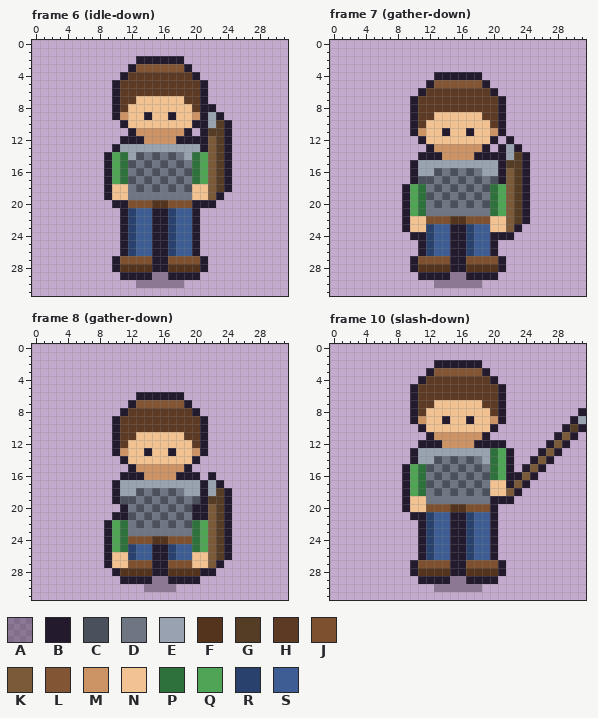
File history of a pixel-art file, assets/aseprite/actor_hero_spear_mail.aseprite. Above is the file before it was changed.
32x32 pixels, 52 frames. Shown: frame 6 (idle-down), frame 7 (gather-down), frame 8 (gather-down), frame 10 (slash-down). The commit also changed other frames, which this record leaves out.
Palette (. is transparent): A #241a2e5a  B #241a2e  C #4a515c  D #6e7684  E #99a2b0  F #55341d  G #553d25  H #5c3a24  J #7d512f  K #7a5a38  L #825535  M #cc9464  N #f2c292  P #2f713c  Q #4fa555  R #28416d  S #3d5d94
The same view after the edit:
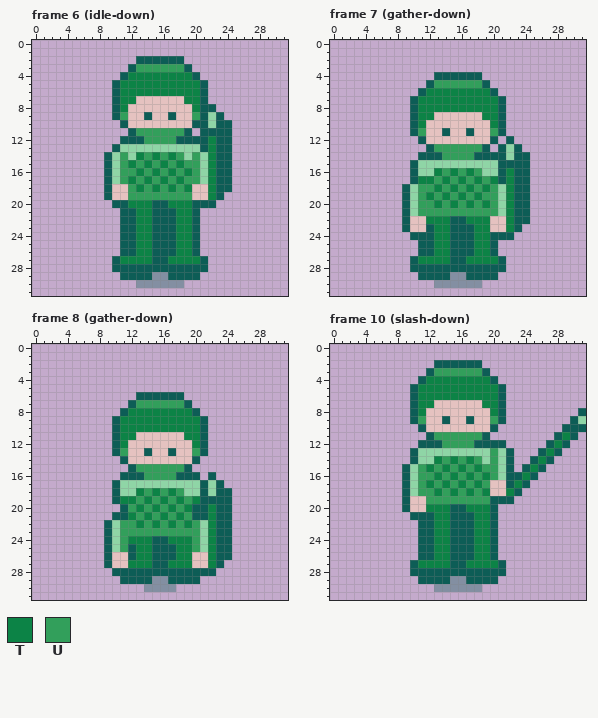
Colours new in this view: T #0c8346  U #329f5b
Changes in this commit:
colour A: #241a2e5a -> #0d5d565a
colour B: #241a2e -> #0d5d56
colour E: #99a2b0 -> #8fd5a6
colour N: #f2c292 -> #e5c2c0
Changed rows in their new state; - is a pixel that keeps its letter.
Frame 6 (idle-down), layer "actor":
first column x 10:
 3 ---UUUUUU-----
 4 --TTTTTTTT----
 5 -TTTTTTTTTT---
 6 -TTTTTTTTTT---
 7 -TT------TT---
 8 -T--------T---
 9 -U--------U---
10 -------------B
11 ---UUUUUU---BB
12 ----UUUU----TB
13 ------------TB
14 EU-TUTUTU-UETB
15 EUTUTUTUTUUETB
16 EUUTUTUTUTUETB
17 EUTUTUTUTUUETB
18 --UTUTUTUT--TB
19 --UUUUUUUU--T-
20 --TTTBBTTT----
21 --BTT--BTT----
22 --BTT--BTT----
23 --BTT--BTT----
24 --BTT--BTT----
25 --BTT--BTT----
26 --BTT--BTT----
27 -TTTT--TTTT---
28 -BBBB--BBBB---
Frame 7 (gather-down), layer "actor":
first column x 10:
 5 ---UUUUUU-----
 6 --TTTTTTTT----
 7 -TTTTTTTTTT---
 8 -TTTTTTTTTT---
 9 -TT------TT---
10 -T--------T---
11 -U--------U---
13 ---UUUUUU-----
14 ----UUUU-----B
15 ------------BB
16 ---TUTUTU---TB
17 -TTUTUTUTUT-TB
18 EUUTUTUTUTUETB
19 EUTUTUTUTUUETB
20 EUUTUTUTUTUETB
21 EUUUUUUUUUUETB
22 --TTTBBTTT--TB
23 --BTT--BTT--T-
24 --BTT--BTT----
25 --BTT--BTT----
26 --BTT--BTT----
27 -TTTT--TTTT---
28 -BBBB--BBBB---
Frame 8 (gather-down), layer "actor":
first column x 10:
 7 ---UUUUUU-----
 8 --TTTTTTTT----
 9 -TTTTTTTTTT---
10 -TTTTTTTTTT---
11 -TT------TT---
12 -T--------T---
13 -U--------U---
15 ---UUUUUU-----
16 ----UUUU------
18 ---TUTUTU----B
19 -TTUTUTUTUT-BB
20 --UTUTUTUT--TB
21 --TUTUTUTU--TB
22 EUUTUTUTUTUETB
23 EUUUUUUUUUUETB
24 EUTTTBBTTTUETB
25 EUBTT--BTTUETB
26 --BTT--BTT--TB
27 --TTT--TTT--T-
28 -BBBB--BBBB---
Frame 10 (slash-down), layer "actor":
first column x 10:
 3 ---UUUUUU------------
 4 --TTTTTTTT-----------
 5 -TTTTTTTTTT----------
 6 -TTTTTTTTTT----------
 7 -TT------TT----------
 8 -T--------T----------
 9 -U--------U----------
10 --------------------B
11 ---UUUUUU----------T-
12 ----UUUU----------T--
13 ----------UE-----T---
14 ---TUTUTU-UE----T----
15 EUTUTUTUTUUE---T-----
16 EUUTUTUTUTUE--T------
17 EUTUTUTUTU---T-------
18 EUUTUTUTUT--T--------
19 --UUUUUUUU-----------
20 --TTTBBTTT-----------
21 --BTT--BTT-----------
22 --BTT--BTT-----------
23 --BTT--BTT-----------
24 --BTT--BTT-----------
25 --BTT--BTT-----------
26 --BTT--BTT-----------
27 -TTTT--TTTT----------
28 -BBBB--BBBB----------
Where, in picture pixels (left, top, right, bottom), the same in both pictures:
changed: (104, 56, 232, 288)
changed: (402, 72, 530, 288)
changed: (104, 392, 232, 592)
changed: (402, 360, 586, 592)
